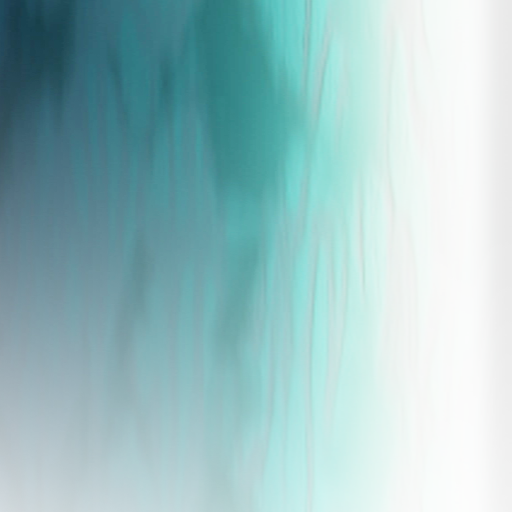
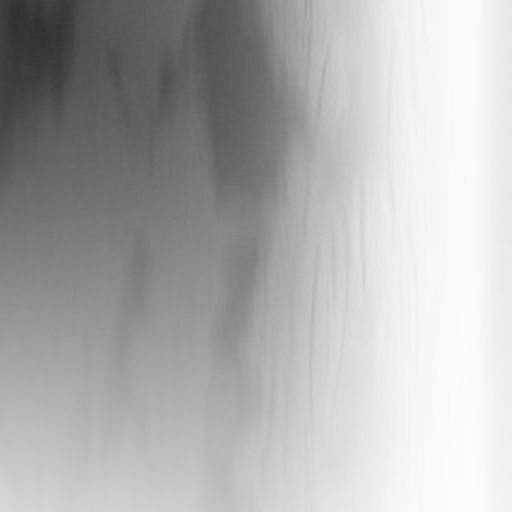
The second 512×512 image is a revision of the first. Changes to its layers:
painted on "Layer 0" over [0, 0, 441, 512]
